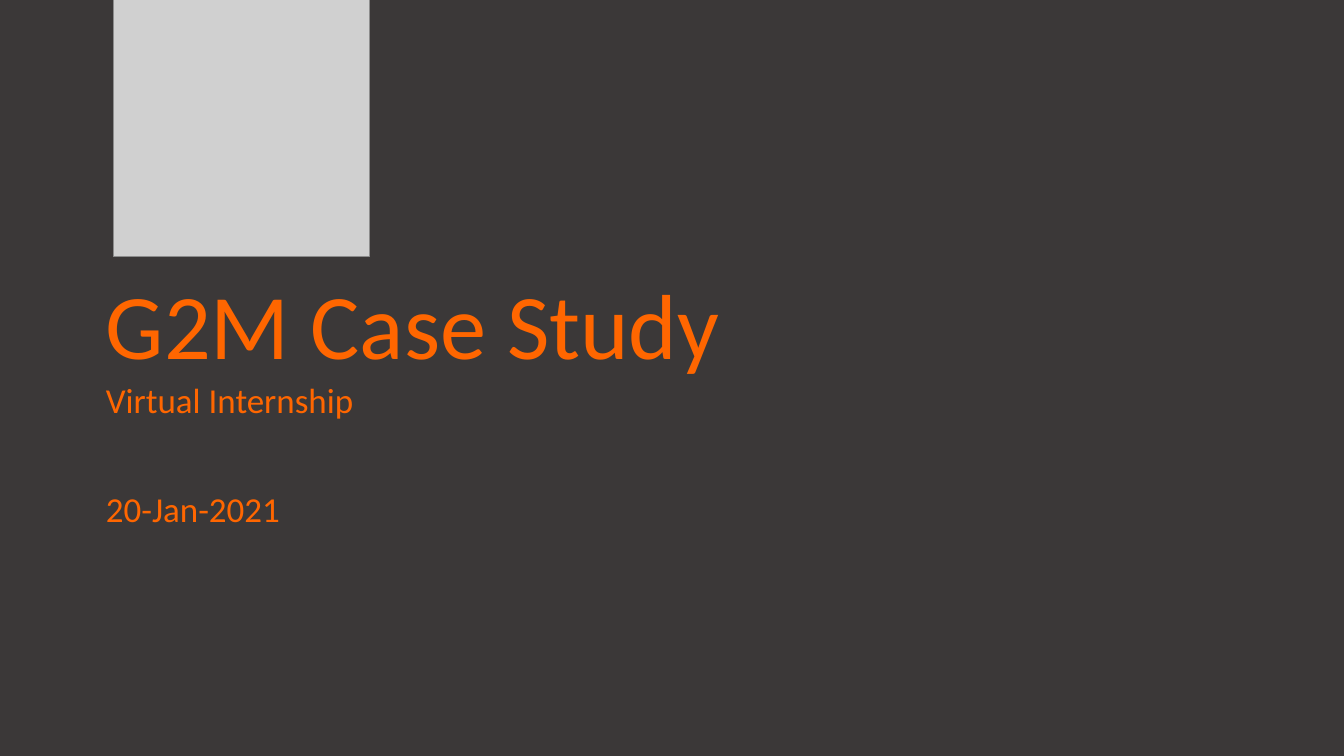
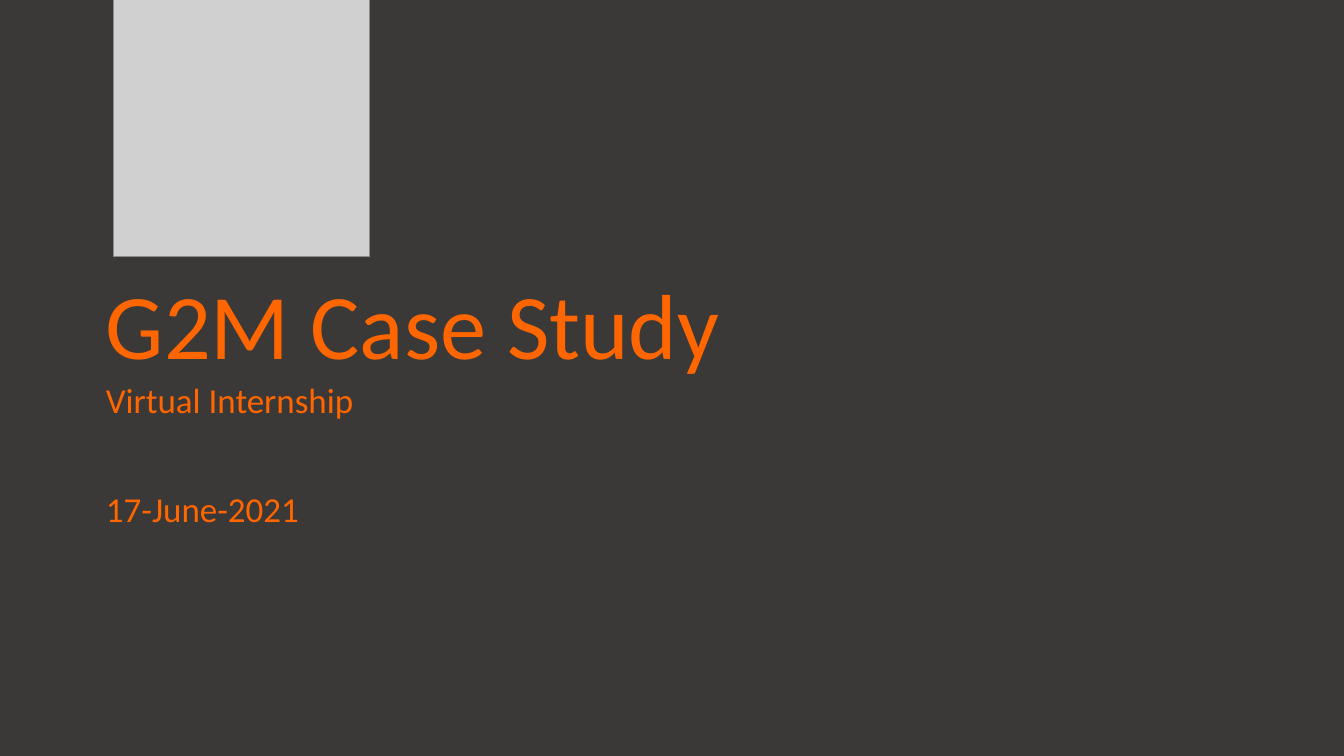
Before and after one commit to AnjuPaul14/G2M-Insights-for-Cab-Investment, a slide deck: slide 1 of G2M_Case_Study_V1.0.pptx. Drawn at 1344x756 pixels with LibreOffice and Linux fonts; fonts in the diff are those of the drawing; grey boxes stand for pictures. Boxes give left, top, right and bottom in pixels: in the first picture for what was removed or moved away, otherwise in the second. Text is boxed around its words. In the diff, an @@ line names an element or a change of style, - is before the commit and + after.

```diff
--- a/G2M_Case_Study_V1.0.pptx
+++ b/G2M_Case_Study_V1.0.pptx
@@ text at box(106, 499, 299, 523): text changed @@
-20-Jan-2021
+17-June-2021
```
